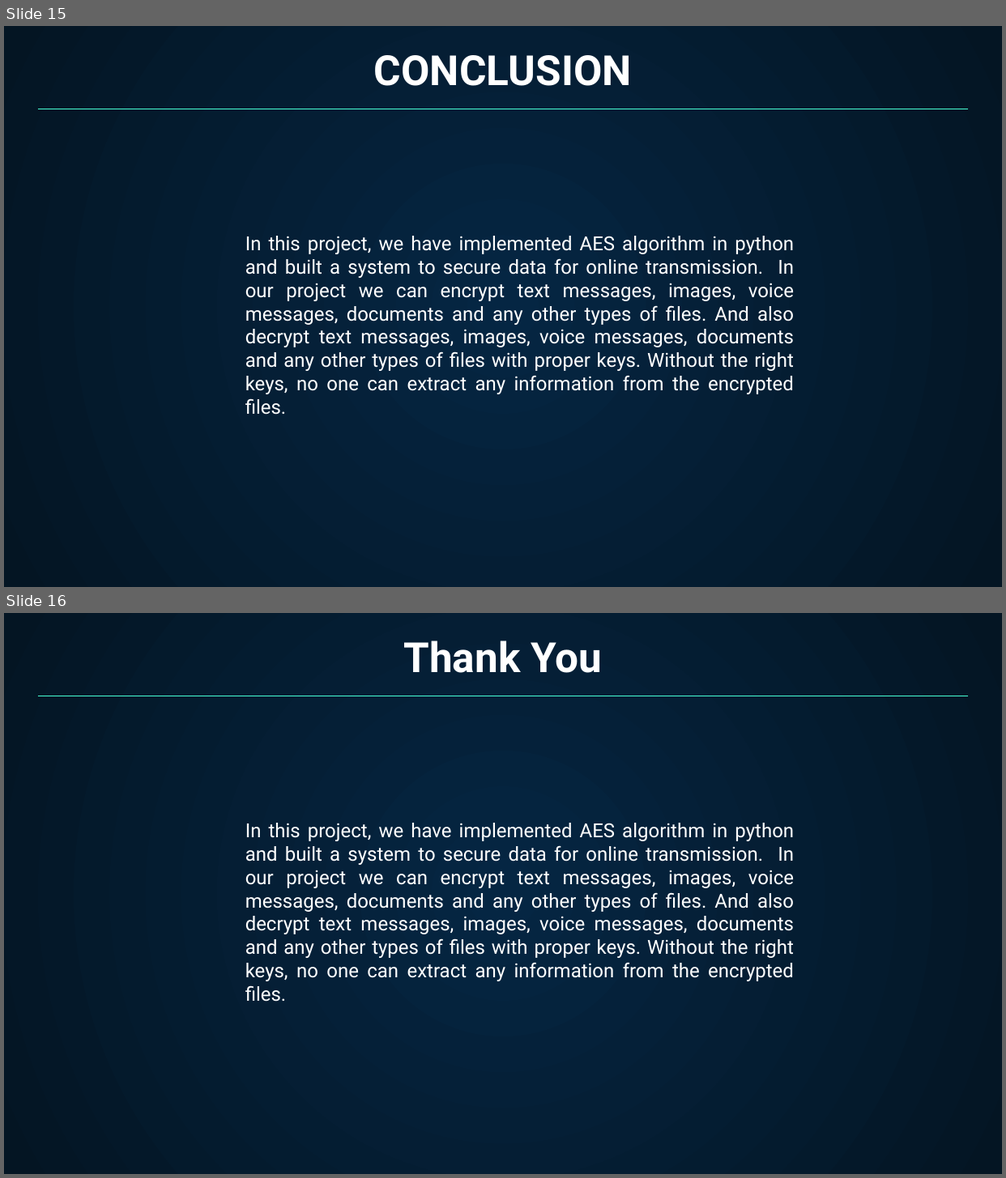
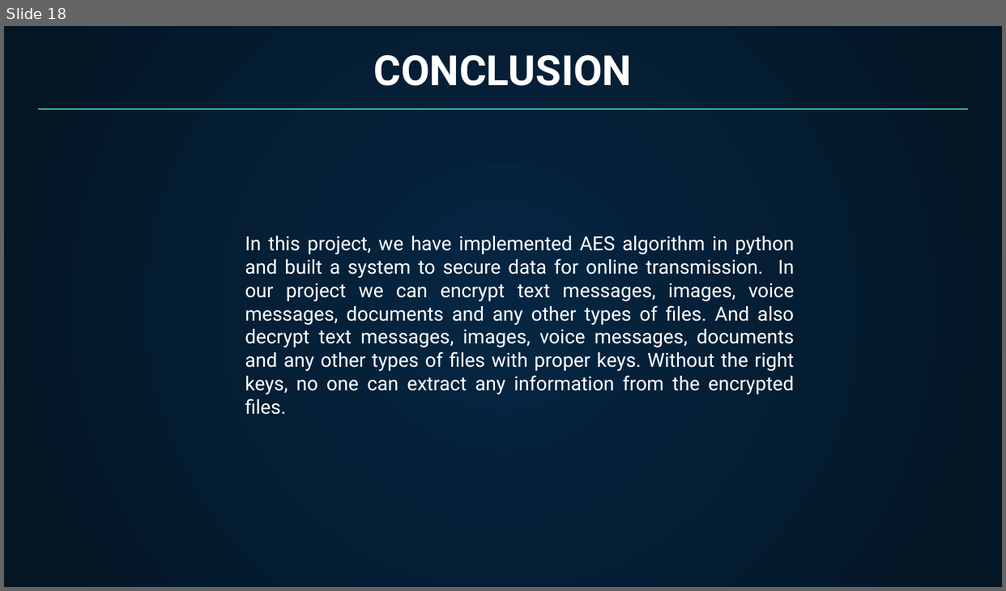
Before and after one commit to Tarequl-islam/Data-Encryption-using-AES, a slide deck: AES Project Presentation.pptx. Shown one above the other, each under a label of ours: slides 15 and 16 before the commit, slide 18 after it. The pictures are 1006x1178 and 1006x591 pixels, drawn with LibreOffice and Linux fonts; fonts in the diff are those of the drawing. Boxes give left, top, right and bottom in pixels: in the first picture for what was removed or moved away, otherwise in the second. Text is boxed around its words. In the diff, an @@ line names an element or a change of style, - is before the commit and + after.

```diff
--- a/AES Project Presentation.pptx
+++ b/AES Project Presentation.pptx
@@ slide 16 removed at bbox=[4, 613, 1002, 1174], background gradient #052643 to #041523 @@
@@ title removed at bbox=[404, 641, 602, 673] @@
-Thank You
@@ line removed from (38, 696) to (968, 696) @@
@@ subtitle removed at bbox=[245, 823, 794, 1002] @@
-In this project, we have implemented AES algorithm in python and built a system to secure data for online transmission. In our project we can encrypt text messages, images, voice messages, documents and any other types of files. And also decrypt text messages, images, voice messages, documents and any other types of files with proper keys. Without the right keys, no one can extract any information from the encrypted files.
@@ what was slide 15 is now slide 18 @@
```
Also in this commit, not shown: 15 other slides changed, 3 slides added.
